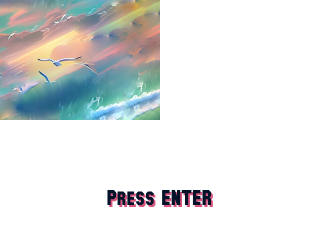
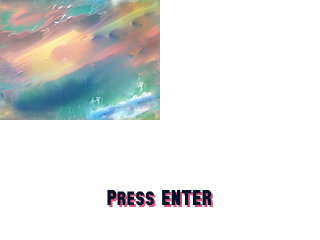
Comparing the layer stacks of the two w=320, h=240 images. Changes:
painted on "main_menu_background_1" over [0, 0, 160, 120]
